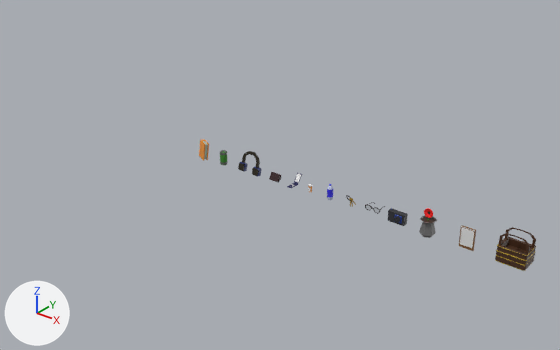
What one commit did to the Blender file art files/items.blend.
Rendered twice from a camera (50 mm lens) standing at (9.3, -24.2, 15.3) and looking at (-11.1, 1.2, -0.5). Every picture has the same lights, and +X, +Y and +Z are marked at lower left. The picture after the commit comes second.

Names of what the first picture shows: 'Basket-col', 'Book-col', 'Camera-col', 'Clipboard-col', 'EnergyDrink-col', 'FlowerVase-col', 'Glasses-col', 'Headphones-col', 'Keys-col', 'Meds-col', 'Phone-col', 'Wallet-col', 'WaterBottle-col'.
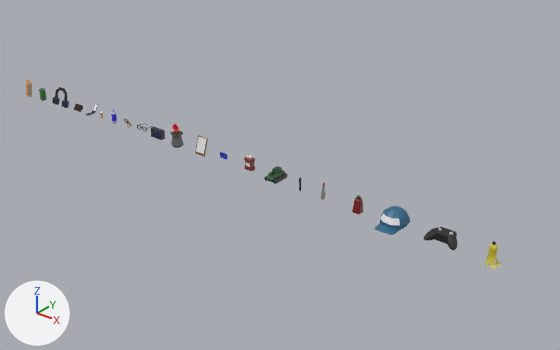
What differs and where, as boxes (x1, y1, x2, y2) in the pictures (560 x 350 px):
'Basket-col', deleted: before (495, 227, 536, 271)
'BaseballCap-col', added: after (375, 206, 410, 235)
'FlowerVase-col', moved: before (419, 208, 437, 238); after (170, 124, 184, 148)
'Clipboard-col', moved, turned: before (459, 225, 476, 251); after (195, 135, 208, 157)
'GameController-col', added: after (424, 227, 458, 250)
'Headphones-col', moved: before (238, 151, 261, 177); after (52, 87, 69, 108)
'Camera-col', moved: before (388, 208, 408, 226); after (151, 127, 165, 140)
'Book-col', moved: before (199, 139, 209, 161); after (26, 80, 32, 97)
'ToyTank-col', added: after (264, 166, 288, 184)
'BananaPeel-col', added: after (482, 241, 502, 268)
'EnergyDrink-col', moved: before (220, 150, 227, 165); after (39, 88, 47, 101)
'HotSauce-col', added: after (352, 195, 363, 214)
'Wallet-col', moved: before (269, 172, 281, 183); after (74, 104, 83, 112)
'WaterBottle-col', moved: before (327, 184, 333, 200); after (111, 110, 117, 124)
'Ketchup-col', added: after (244, 155, 255, 171)
'Phone-col', moved: before (287, 173, 302, 188); after (85, 104, 98, 116)
'Glasses-col', moved: before (365, 202, 385, 214); after (137, 123, 153, 132)
'Lipstick-col', added: after (321, 182, 326, 200)
'Keys-col', moved: before (346, 195, 356, 207); after (124, 118, 132, 128)
'Meds-col', moved: before (308, 184, 312, 192); after (99, 112, 103, 118)
'CreditCard-col', added: after (220, 152, 227, 160)

What changed in the scene script:
```text
Change ob_book_col:
    ob_book_col.location: (-14.56, -0.16, 0.3) -> (-28.38, -0.16, 0.3)
Change ob_energydrink_col:
    ob_energydrink_col.location: (-13.38, -0.09, 0.19) -> (-27.2, -0.09, 0.19)
Change ob_headphones_col:
    ob_headphones_col.location: (-11.8, -0.04, 0.17) -> (-25.61, -0.04, 0.17)
Change ob_wallet_col:
    ob_wallet_col.location: (-10.37, 0.02, 0.08) -> (-24.19, 0.02, 0.08)
Change ob_phone_col:
    ob_phone_col.location: (-9.38, 0.0, -0.05) -> (-23.2, 0.0, -0.05)
Change ob_meds_col:
    ob_meds_col.location: (-8.41, -0.02, 0.19) -> (-22.23, -0.02, 0.19)
Change ob_waterbottle_col:
    ob_waterbottle_col.location: (-7.37, 0.0, 0.27) -> (-21.19, 0.0, 0.27)
Change ob_keys_col:
    ob_keys_col.location: (-6.32, 0.0, 0.11) -> (-20.14, 0.0, 0.11)
Change ob_glasses_col:
    ob_glasses_col.location: (-5.25, -0.02, 0.24) -> (-19.07, -0.02, 0.24)
Change ob_camera_col:
    ob_camera_col.location: (-4.08, 0.0, 0.22) -> (-17.89, 0.0, 0.22)
Change ob_flowervase_col:
    ob_flowervase_col.location: (-2.71, 0.0, 0.0) -> (-16.53, 0.0, 0.0)
Change ob_clipboard_col:
    ob_clipboard_col.location: (-1.05, 0.0, 0.37) -> (-14.87, 0.0, 0.37)
    ob_clipboard_col.rotation_euler: (0.0, 0.0, 0.0) -> (-0.301, 0.0, 0.0)  # degrees (0, 0, 0) -> degrees (-17, 0, 0)
Remove ob_basket_col:
    ob_basket_col = bpy.data.objects.new('Basket-col', me_cube_008)
Add ob_bananapeel_col:
    ob_bananapeel_col = bpy.data.objects.new('BananaPeel-col', me_cylinder_005)  # 72 vertices, 50 faces; spans x -2.12..2.15, y -1.96..2.24, z -0.93..1.47; in mat_bananapeel_primary (yellow #d7c632), mat_bananapeel_secondary (brown #2f1d0a)
    ob_bananapeel_col.location = (0.0, 0.0, 0.0)
    ob_bananapeel_col.scale = (0.156, 0.156, 0.393)
Add ob_baseballcap_col:
    ob_baseballcap_col = bpy.data.objects.new('BaseballCap-col', me_sphere)  # 53 vertices, 50 faces; spans x -0.97..0.97, y -1.74..0.97, z -0.14..1.0; in mat_baseballcap_primary (blue #336b8b), mat_baseballcap_secondary (white #e7e7e7); modifiers SOLIDIFY
    ob_baseballcap_col.location = (-4.18, 0.0, 0.0)
    ob_baseballcap_col.scale = (0.616, 0.616, 0.616)
Add ob_gamecontroller_col:
    ob_gamecontroller_col = bpy.data.objects.new('GameController-col', me_cube_018)  # 77 vertices, 69 faces; spans x -1.49..0.0, y -1.98..1.06, z -1.45..1.42; in mat_gamecontroller_primary (black #252121), mat_gamecontroller_secondary (white #e7e7e7); modifiers MIRROR
    ob_gamecontroller_col.location = (-1.96, 0.0, 0.16)
    ob_gamecontroller_col.scale = (0.446, 0.26, 0.14)
Add ob_hotsauce_col:
    ob_hotsauce_col = bpy.data.objects.new('HotSauce-col', me_cube_015)  # 157 vertices, 157 faces; spans x -0.275..0.278, y -0.278..0.275, z -0.742..0.468; in mat_hotsauce_primary (red #831a1a), mat_hotsauce_secondary (dark green #1c4527)
    ob_hotsauce_col.location = (-5.95, 0.0, 0.32)
    ob_hotsauce_col.scale = (0.689, 0.689, 0.689)
Add ob_lipstick_col:
    ob_lipstick_col = bpy.data.objects.new('Lipstick-col', me_cube_014)  # 96 vertices, 86 faces; spans x -1.0..1.0, y -1.0..1.0, z -0.22..3.32; in mat_lipstick_primary (light grey #c0c0c0), mat_lipstick_secondary (pink #cf1678)
    ob_lipstick_col.location = (-7.71, 0.0, -0.07)
    ob_lipstick_col.scale = (0.0875, 0.103, 0.221)
Add ob_creditcard_col:
    ob_creditcard_col = bpy.data.objects.new('CreditCard-col', me_cube_013)  # 49 vertices, 38 faces; spans x -1.0..1.0, y -1.0..1.0, z -1.0..1.0; in mat_creditcard_primary (blue #3040d3), mat_creditcard_secondary (black #101010)
    ob_creditcard_col.location = (-13.45, 0.0, 0.26)
    ob_creditcard_col.scale = (0.215, 0.0191, 0.136)
Add ob_toytank_col:
    ob_toytank_col = bpy.data.objects.new('ToyTank-col', me_cube_011)  # 66 vertices, 49 faces, 1 loose edge; spans x 0.0..0.5, y -1.0..1.0, z -0.45..1.02; in mat_toytank_primary (dark green #1e5123), mat_toytank_secondary (black #232020); modifiers MIRROR
    ob_toytank_col.location = (-10.31, 0.0, 0.16)
    ob_toytank_col.scale = (0.59, 0.472, 0.353)
Add ob_ketchup_col:
    ob_ketchup_col = bpy.data.objects.new('Ketchup-col', me_cube_010)  # 66 vertices, 57 faces; spans x 0.0..1.0, y -1.0..1.0, z -0.88..1.2; in mat_ketchup_primary (red #833535), mat_ketchup_secondary (white #e7e7e7); modifiers MIRROR
    ob_ketchup_col.location = (-11.85, 0.0, 0.31)
    ob_ketchup_col.scale = (0.237, 0.135, 0.328)
```
